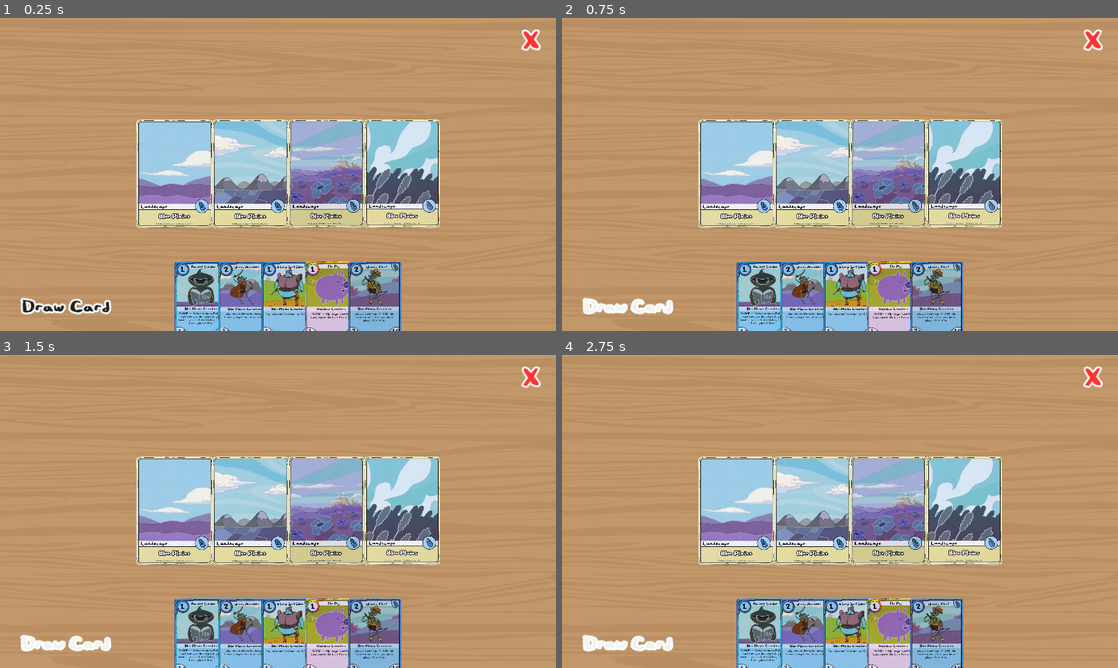
Above: before the commit, frames 1-4 (two rows, left to right).
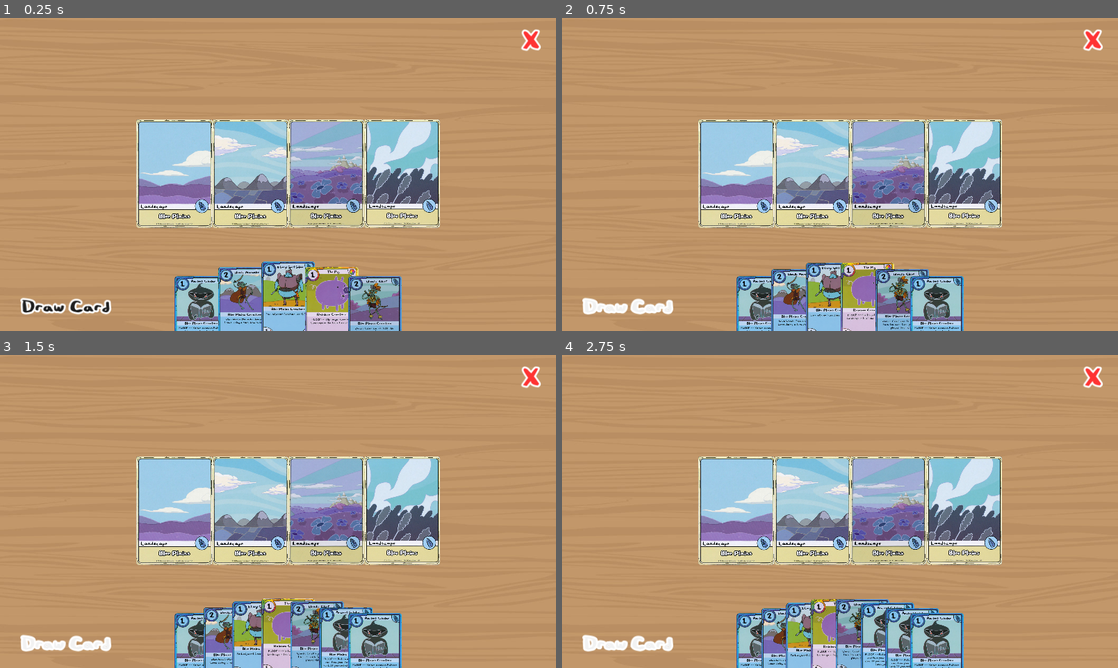
Above: after the commit, the same moments.

Repository: kiinii-pixel/Card-Wars
Game: Godot game, scene res://scenes/main.tscn
The game is run twice, just before and just after one commit, with the same random seed, the same clock (stepped at 60 frames per second) and the same inputs.
Inputs:
- Up to frame 1 (0.25 s): no input
- Up to frame 2 (0.75 s): click "Draw Card" at 0.5 s
- Up to frame 3 (1.5 s): click "Draw Card" at 1.25 s
- Up to frame 4 (2.75 s): click "Draw Card" at 2 s

The runs differ from the first frame. In frame 1, 5.3% of the frame differs, in the area x 31-73%, y 77-100%; in frame 2, 7.8%; in frame 3, 7.9%; in frame 4, 7.9%.
Error before the commit: Attempt to call function 'add_specific_card' in base 'null instance' on a null instance. (res://scripts/draw_card.gd:5)

Commit message:
Cards now change Y value based on position (in hand)
Also added Draw Card button

Diff:
--- a/scenes/hand.tscn
+++ b/scenes/hand.tscn
@@ -7,8 +7,15 @@
 _data = [Vector2(0, -1), 0.0, 2.0, 0, 1, Vector2(1, 1), 2.0, 0.0, 1, 0]
 point_count = 2
 
+[sub_resource type="Curve" id="Curve_085fp"]
+min_value = -1.0
+max_value = 0.0
+_data = [Vector2(0, -1), 0.0, 2.0, 0, 1, Vector2(0.5, 0), 0.0, 0.0, 0, 0, Vector2(1, -1), -2.0, 0.0, 1, 0]
+point_count = 3
+
 [node name="Hand" type="Node2D"]
 script = ExtResource("1_42aid")
 spread_curve = SubResource("Curve_v3udk")
+height_curve = SubResource("Curve_085fp")
 
 [connection signal="child_order_changed" from="." to="." method="_on_child_order_changed"]
--- /dev/null
+++ b/scenes/main.gd
@@ -0,0 +1,5 @@
+extends Node2D
+
+func _on_draw_card_add_card():
+	var hand = get_node("Interface/Hand")
+	hand.add_specific_card(7)
--- a/scenes/main.tscn
+++ b/scenes/main.tscn
@@ -1,6 +1,7 @@
-[gd_scene load_steps=8 format=3 uid="uid://owug2m35obl1"]
+[gd_scene load_steps=9 format=3 uid="uid://owug2m35obl1"]
 
 [ext_resource type="PackedScene" uid="uid://b5oih1txnoxfo" path="res://scenes/landscape.tscn" id="1_r6f6m"]
+[ext_resource type="Script" path="res://scenes/main.gd" id="1_tjqn0"]
 [ext_resource type="PackedScene" uid="uid://clyo1ca2sglx8" path="res://scenes/interface.tscn" id="3_82cvq"]
 [ext_resource type="PackedScene" uid="uid://cqkl8l2uevwon" path="res://scenes/hand.tscn" id="4_v11k8"]
 [ext_resource type="FontFile" uid="uid://ca0g1l1k6v1sf" path="res://assets/fonts/Pendlefont Heavy.TTF" id="4_wuvrs"]
@@ -15,6 +16,7 @@
 corner_radius_bottom_left = 25
 
 [node name="Game" type="Node2D"]
+script = ExtResource("1_tjqn0")
 
 [node name="Interface" parent="." instance=ExtResource("3_82cvq")]
 layer = -1
@@ -67,3 +69,5 @@
 action_mode = 0
 text = "Draw Card"
 script = ExtResource("5_xxrii")
+
+[connection signal="add_card" from="Draw Card" to="." method="_on_draw_card_add_card"]
--- a/scripts/draw_card.gd
+++ b/scripts/draw_card.gd
@@ -1,5 +1,6 @@
 extends Button
 
+signal add_card
+
 func _pressed():
-	var hand = get_node("Interface/Hand")
-	hand.add_specific_card(7)
+	add_card.emit()
--- a/scripts/hand.gd
+++ b/scripts/hand.gd
@@ -3,13 +3,14 @@
 const CARD = preload("res://scenes/card.tscn")
 
 @export var spread_curve: Curve
+@export var height_curve: Curve
 var hand = self
-var hand_ratio
 const HAND_WIDTH = 300
+const HAND_HEIGHT = 50
 #var MAX_HAND_WIDTH = 600
 
 func _ready():
-#	add_cards(6)
+#	add_cards(1)
 	add_specific_card(7)
 	add_specific_card(501)
 	add_specific_card(505)
@@ -19,8 +20,7 @@
 func add_cards(amount) -> void:
 	for _x in range(amount):
 		var card = CARD.instantiate()
-#		var card = Card.new()
-#		card.load_image()
+		#card.load_image()
 		add_child(card)
 		card.scale = Vector2(0.5, 0.5)
 
@@ -32,10 +32,9 @@
 
 func _on_child_order_changed():
 	hand = self
-	#var current = 0
 
 	for card in hand.get_children():
-		hand_ratio = 0.5
+		var hand_ratio = 0.5
 
 		if get_child_count() > 1:
 			hand_ratio = float(card.get_index()) / float(hand.get_child_count() - 1)
@@ -46,5 +45,5 @@
 
 		var destination = hand.global_transform
 		destination.origin.x += spread_curve.sample(hand_ratio) * HAND_WIDTH
-
-		card.global_position.x = destination.origin.x
+		destination.origin.y -= height_curve.sample(hand_ratio) * HAND_HEIGHT#Vector2.AXIS_Y
+		card.global_position = destination.origin
Not shown: 1 places in scenes/hand.tscn that only renumber resources
